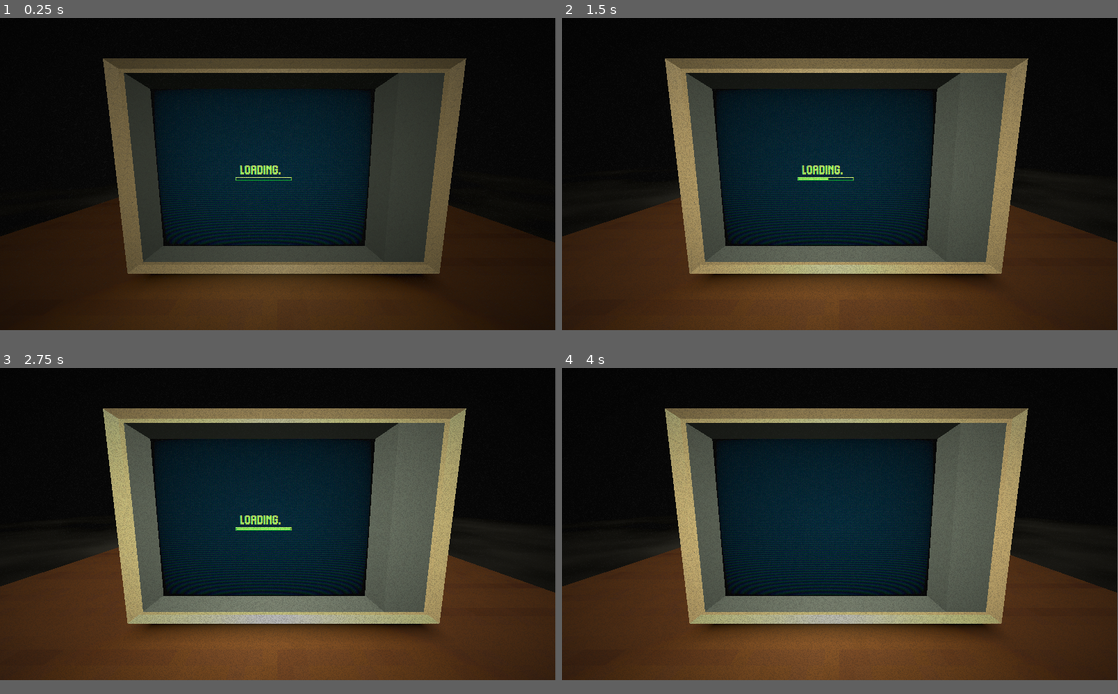
Above: before the commit, frames 1-4 (two rows, left to right).
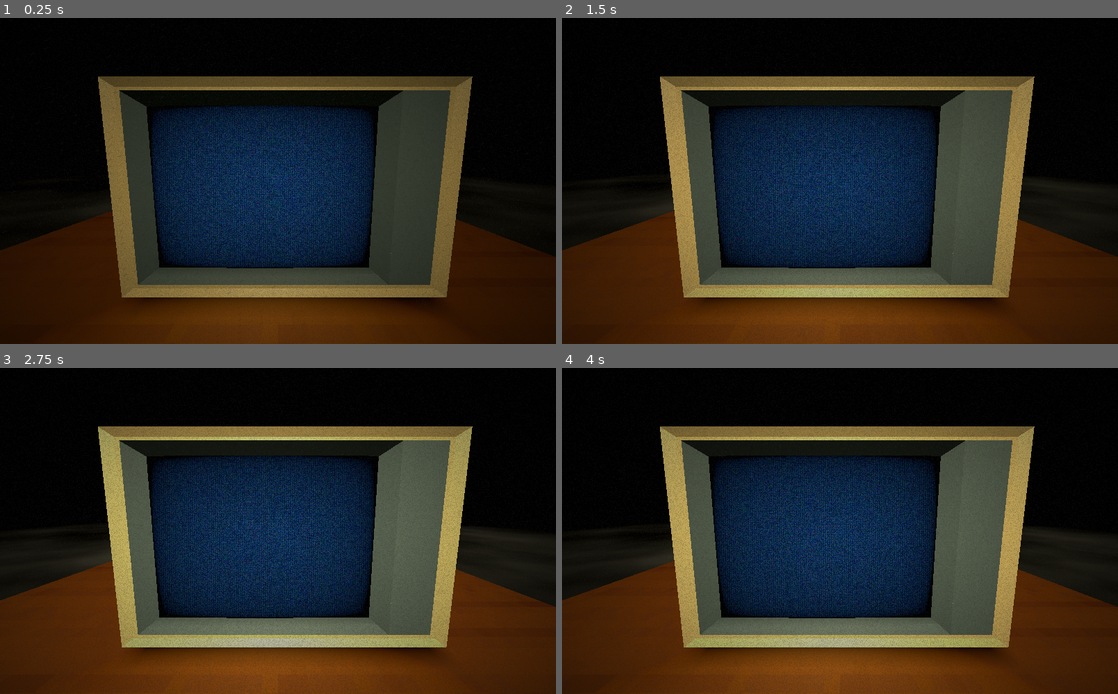
Above: after the commit, the same moments.

Repository: NotJamGames/Closer
Game: Godot game, scene res://World/world.tscn
Same seed, same stepped clock (60 frames per second), same inputs: the game is played once before the commit and once after it.
Inputs (mouse positions are in pixels of both pictures, inside the frame that each line leads up to):
- Up to frame 1 (0.25 s): no input
- Up to frame 2 (1.5 s): tap Enter at 0.5 s; move the mouse to (962, 158) at 0.52 s; click (962, 158) at 0.67 s; move the mouse to (728, 190) at 1.27 s; click (728, 190) at 1.42 s
- Up to frame 3 (2.75 s): move the mouse to (333, 456) at 2.02 s; click (333, 456) at 2.17 s
- Up to frame 4 (4 s): move the mouse to (812, 586) at 2.77 s; click (812, 586) at 2.92 s; move the mouse to (1006, 570) at 3.52 s; click (1006, 570) at 3.67 s
In our replay, the window is 799x449 before the commit and 800x469 after it. These sizes can differ from the game's own. Grey fills any space a smaller window leaves; there, only what the larger window draws over its background counts as a difference.

The runs differ from the first frame. In frame 1, 33% of the frame differs, in the area x 0-100%, y 0-100%; in frame 2, 35%; in frame 3, 38%, in the area x 0-100%, y 12-100%; in frame 4, 38%.

Commit message:
sfx, screen shaders, theme updates

Diff:
--- a/UI/dialogue_screen.gd
+++ b/UI/dialogue_screen.gd
@@ -14,6 +14,7 @@
 var skippable : bool = false
 
 @export var rich_text_label : RichTextLabel
+@export var char_add_sfx : AudioStreamPlayer
 
 signal next_screen_requested()
 
@@ -54,7 +55,8 @@
 		complete_scroll()
 		return
 
-	# TODO: play sfx
+	char_add_sfx.play()
+
 	var split_string : Array = \
 			[
 				base_string.left(current_index),
--- a/UI/dialogue_screen.tscn
+++ b/UI/dialogue_screen.tscn
@@ -1,8 +1,21 @@
-[gd_scene load_steps=2 format=3 uid="uid://fwuryqithpw1"]
+[gd_scene load_steps=8 format=3 uid="uid://fwuryqithpw1"]
 
 [ext_resource type="Script" path="res://UI/dialogue_screen.gd" id="1_purs8"]
+[ext_resource type="AudioStream" uid="uid://ftlblivlsix" path="res://Audio/SFX/char_add_1.wav" id="2_qo7h0"]
+[ext_resource type="AudioStream" uid="uid://b7f72ogxs2cof" path="res://Audio/SFX/char_add_2.wav" id="3_o4tob"]
+[ext_resource type="AudioStream" uid="uid://bmggv7tchsk6r" path="res://Audio/SFX/char_add_3.wav" id="4_cm03s"]
+[ext_resource type="AudioStream" uid="uid://dpy1frhji11ox" path="res://Audio/SFX/char_add_4.wav" id="5_c5bhh"]
+[ext_resource type="AudioStream" uid="uid://bdk1ewl6is2tw" path="res://Audio/SFX/char_add_5.wav" id="6_8j72k"]
 
-[node name="Dialogue" type="VBoxContainer" node_paths=PackedStringArray("rich_text_label")]
+[sub_resource type="AudioStreamRandomizer" id="AudioStreamRandomizer_nt167"]
+streams_count = 5
+stream_0/stream = ExtResource("2_qo7h0")
+stream_1/stream = ExtResource("3_o4tob")
+stream_2/stream = ExtResource("4_cm03s")
+stream_3/stream = ExtResource("5_c5bhh")
+stream_4/stream = ExtResource("6_8j72k")
+
+[node name="Dialogue" type="VBoxContainer" node_paths=PackedStringArray("rich_text_label", "char_add_sfx")]
 anchors_preset = 15
 anchor_right = 1.0
 anchor_bottom = 1.0
@@ -11,8 +24,18 @@
 alignment = 1
 script = ExtResource("1_purs8")
 rich_text_label = NodePath("RichTextLabel")
+char_add_sfx = NodePath("CharAddSFX")
 
 [node name="RichTextLabel" type="RichTextLabel" parent="."]
 layout_mode = 2
 bbcode_enabled = true
 fit_content = true
+
+[node name="HSeparator" type="HSeparator" parent="."]
+layout_mode = 2
+
+[node name="CharAddSFX" type="AudioStreamPlayer" parent="."]
+stream = SubResource("AudioStreamRandomizer_nt167")
+volume_db = -12.0
+max_polyphony = 4
+bus = &"SFX"
--- a/UI/loading_screen.tscn
+++ b/UI/loading_screen.tscn
@@ -65,3 +65,6 @@
 max_value = 1.0
 step = 0.001
 show_percentage = false
+
+[node name="Offset" type="HSeparator" parent="VBoxContainer"]
+layout_mode = 2
--- a/UI/screen_interface.gd
+++ b/UI/screen_interface.gd
@@ -3,6 +3,7 @@
 
 @export var loading_screen : CenterContainer
 @export var dialogue_screen : VBoxContainer
+@export var test_screen : Control
 var current_screen : Control
 
 @export var cursor : Sprite2D
@@ -11,7 +12,11 @@
 func _ready() -> void:
 	dialogue_screen.next_screen_requested.connect(set_screen)
 
-	trigger_loading_screen(2.4, "dialogue_screen", ["intro_string_1"])
+	var timer : SceneTreeTimer = get_tree().create_timer(4.8)
+	timer.timeout.connect\
+			(trigger_loading_screen.bind\
+					(2.4, "dialogue_screen", ["intro_string_1"]), \
+					CONNECT_ONE_SHOT)
 
 
 func _input(event : InputEvent) -> void:
--- a/UI/screen_interface.tscn
+++ b/UI/screen_interface.tscn
@@ -6,7 +6,7 @@
 [ext_resource type="PackedScene" uid="uid://fwuryqithpw1" path="res://UI/dialogue_screen.tscn" id="4_bocoi"]
 [ext_resource type="Texture2D" uid="uid://rkiubywu1gup" path="res://UI/Sprites/default_cursor.png" id="5_fw073"]
 
-[node name="ScreenInterface" type="Control" node_paths=PackedStringArray("loading_screen", "dialogue_screen", "cursor")]
+[node name="ScreenInterface" type="Control" node_paths=PackedStringArray("loading_screen", "dialogue_screen", "test_screen", "cursor")]
 texture_filter = 1
 layout_mode = 3
 anchors_preset = 15
@@ -18,6 +18,7 @@
 script = ExtResource("1_g8wyg")
 loading_screen = NodePath("LoadingScreen")
 dialogue_screen = NodePath("Dialogue")
+test_screen = NodePath("")
 cursor = NodePath("Cursor")
 
 [node name="LoadingScreen" parent="." instance=ExtResource("3_20qly")]
--- a/World/world.tscn
+++ b/World/world.tscn
@@ -6,6 +6,7 @@
 [ext_resource type="Script" path="res://VFX/light_variation.gd" id="3_m71ua"]
 [ext_resource type="Shader" path="res://VFX/noise.gdshader" id="4_61ix5"]
 [ext_resource type="Shader" path="res://VFX/vignette.gdshader" id="4_wasif"]
+[ext_resource type="AudioStream" uid="uid://bmaplradmvpc8" path="res://Audio/Ambiences/background_hum.ogg" id="7_o1ah1"]
 
 [sub_resource type="FastNoiseLite" id="FastNoiseLite_ikkt3"]
 noise_type = 3
@@ -68,6 +69,9 @@
 uniform float roll_speed :hint_range(-8.0, 8.0) = 1.0;
 uniform float scan_line_strength :hint_range(-12.0, -1.0) = -8.0;
 uniform float pixel_strength :hint_range(-4.0, 0.0) = -2.0;
+uniform float saturation = 1.0;
+
+uniform float screen_curve_intensity = 800.0;
 
 uniform bool crt_enabled = true;
 
@@ -179,15 +183,28 @@
 	return roll_line * roll_line_amount;
 }
 
+mat3 saturationMatrix()
+{
+	float inv_sat = 1.0 - saturation;
+	vec3 lum = vec3( 0.31, 0.61, 0.08);
+
+	vec3 r = vec3(inv_sat * lum.x) + vec3(saturation, .0, .0);
+	vec3 g = vec3(inv_sat * lum.y) + vec3(.0, saturation, .0);
+	vec3 b = vec3(inv_sat * lum.z) + vec3(.0, .0, saturation);
+
+	return mat3(r, g, b);
+}
+
 void vertex() {
-	UV = UV * uv1_scale.xy + uv1_offset.xy;
+	float z_curve = (.18 * .18 * .18 - abs(VERTEX.z) * abs(VERTEX.z) * abs(VERTEX.z));
+	float x_curve = (.24 * .24 * .24 - abs(VERTEX.x) * abs(VERTEX.x) * abs(VERTEX.x));
+
+
+	VERTEX.y = VERTEX.y + (z_curve * x_curve * screen_curve_intensity);
 }
 
 void fragment() {
 	vec2 base_uv = UV;
-
-	vec4 albedo_tex = texture(texture_albedo, base_uv);
-	ALBEDO = albedo.rgb * albedo_tex.rgb;
 
 	if (crt_enabled)
 	{
@@ -220,7 +237,7 @@
 		clr *= 1.0 + scan_line_amount * 0.6 + line * 3.0 + grille_amount * 2.0;
 		if(vignette_amount > 0.0)clr *= vignette(pos);
 
-		EMISSION.rgb = clr;
+		EMISSION.rgb = clr * saturationMatrix();
 	}
 
 	else
@@ -240,7 +257,7 @@
 resource_local_to_scene = true
 render_priority = 0
 shader = SubResource("Shader_kuaka")
-shader_parameter/albedo = Color(0, 0, 0, 1)
+shader_parameter/albedo = Color(1, 1, 1, 1)
 shader_parameter/point_size = 1.0
 shader_parameter/emission = Color(0, 0, 0, 1)
 shader_parameter/emission_energy = 1.0
@@ -249,19 +266,21 @@
 shader_parameter/uv2_scale = Vector3(1, 1, 1)
 shader_parameter/uv2_offset = Vector3(0, 0, 0)
 shader_parameter/resolution = Vector2(480, 360)
-shader_parameter/scan_line_amount = 1.0
-shader_parameter/warp_amount = 0.205
-shader_parameter/noise_amount = 0.045
+shader_parameter/scan_line_amount = 0.214
+shader_parameter/warp_amount = 0.45
+shader_parameter/noise_amount = 0.177
 shader_parameter/interference_amount = 0.2
-shader_parameter/grille_amount = 0.1
+shader_parameter/grille_amount = 0.171
 shader_parameter/grille_size = 1.0
-shader_parameter/vignette_amount = 0.864
-shader_parameter/vignette_intensity = 0.159
-shader_parameter/aberation_amount = 0.5
+shader_parameter/vignette_amount = 0.626
+shader_parameter/vignette_intensity = 0.339
+shader_parameter/aberation_amount = 0.105
 shader_parameter/roll_line_amount = 0.0
 shader_parameter/roll_speed = 1.0
 shader_parameter/scan_line_strength = -8.0
-shader_parameter/pixel_strength = -2.0
+shader_parameter/pixel_strength = -1.667
+shader_parameter/saturation = 1.1
+shader_parameter/screen_curve_intensity = 800.0
 shader_parameter/crt_enabled = true
 shader_parameter/texture_emission = SubResource("ViewportTexture_bp1ju")
 
@@ -269,6 +288,8 @@
 resource_local_to_scene = true
 material = SubResource("ShaderMaterial_w0s5i")
 size = Vector2(0.48, 0.36)
+subdivide_width = 24
+subdivide_depth = 24
 
 [sub_resource type="Environment" id="Environment_r6k71"]
 background_mode = 1
@@ -277,8 +298,8 @@
 fog_light_color = Color(0.404511, 0.404511, 0.404511, 1)
 fog_light_energy = 2.86
 adjustment_enabled = true
-adjustment_contrast = 0.93
-adjustment_saturation = 1.5
+adjustment_contrast = 1.02
+adjustment_saturation = 1.96
 
 [sub_resource type="ShaderMaterial" id="ShaderMaterial_prkpf"]
 shader = ExtResource("4_61ix5")
@@ -325,19 +346,20 @@
 [node name="AmbientLight" type="SpotLight3D" parent="."]
 transform = Transform3D(1, 0, 0, 0, 0.647588, 0.761991, 0, -0.761991, 0.647588, 0, 2.33191, 1.97066)
 light_color = Color(1, 0.976544, 0.872294, 1)
-light_energy = 3.803
+light_energy = 2.4
 shadow_enabled = true
 spot_range = 20.855
+spot_attenuation = 0.57
 spot_angle = 75.0
 spot_angle_attenuation = 3.24901
 script = ExtResource("3_m71ua")
-base_energy_range = Array[float]([3.803, 4.8])
+base_energy_range = Array[float]([2.4, 3.2])
 base_energy_frequency = 2.7
 flicker_energy_range = Array[float]([0.0, -0.05])
 flicker_frequency = 0.05
 
 [node name="Camera3D" type="Camera3D" parent="."]
-transform = Transform3D(1, 0, 0, 0, 0.989696, 0.143182, 0, -0.143182, 0.989696, 0.0319242, 1.3384, 1.11183)
+transform = Transform3D(1, 0, 0, 0, 0.990734, 0.13582, 0, -0.13582, 0.990734, 0.0319242, 1.36286, 1.11183)
 current = true
 
 [node name="WorldEnvironment" type="WorldEnvironment" parent="."]
@@ -359,4 +381,10 @@
 grow_horizontal = 2
 grow_vertical = 2
 
+[node name="BackgroundHum" type="AudioStreamPlayer" parent="."]
+stream = ExtResource("7_o1ah1")
+volume_db = -4.0
+autoplay = true
+bus = &"SFX"
+
 [editable path="desk_and_monitor"]
--- /dev/null
+++ b/default_bus_layout.tres
@@ -0,0 +1,16 @@
+[gd_resource type="AudioBusLayout" load_steps=2 format=3 uid="uid://b1u8cihu0fj34"]
+
+[sub_resource type="AudioEffectReverb" id="AudioEffectReverb_86dhu"]
+resource_name = "Reverb"
+room_size = 0.62
+wet = 0.04
+
+[resource]
+bus/1/name = &"SFX"
+bus/1/solo = false
+bus/1/mute = false
+bus/1/bypass_fx = false
+bus/1/volume_db = 0.0
+bus/1/send = &"Master"
+bus/1/effect/0/effect = SubResource("AudioEffectReverb_86dhu")
+bus/1/effect/0/enabled = true
--- a/project.godot
+++ b/project.godot
@@ -26,6 +26,8 @@
 
 [display]
 
+window/size/viewport_width=920
+window/size/viewport_height=540
 window/size/mode=4
 
 [gui]
Not shown, added: Audio/Ambiences/background_hum.ogg.import
Not shown, added: Audio/SFX/char_add_1.wav.import
Not shown, added: Audio/SFX/char_add_2.wav.import
Not shown, added: Audio/SFX/char_add_3.wav.import
Not shown, added: Audio/SFX/char_add_4.wav.import
Not shown, added: Audio/SFX/char_add_5.wav.import
Not shown, added: Credits/audio_sources.txt
Binary file changed: UI/Themes/default_theme.theme
Not shown: 1 places in World/world.tscn that only renumber resources
Not shown, added: Audio/Ambiences/background_hum.ogg
Not shown, added: Audio/SFX/char_add_1.wav
Not shown, added: Audio/SFX/char_add_2.wav
(and 3 more such lines)
